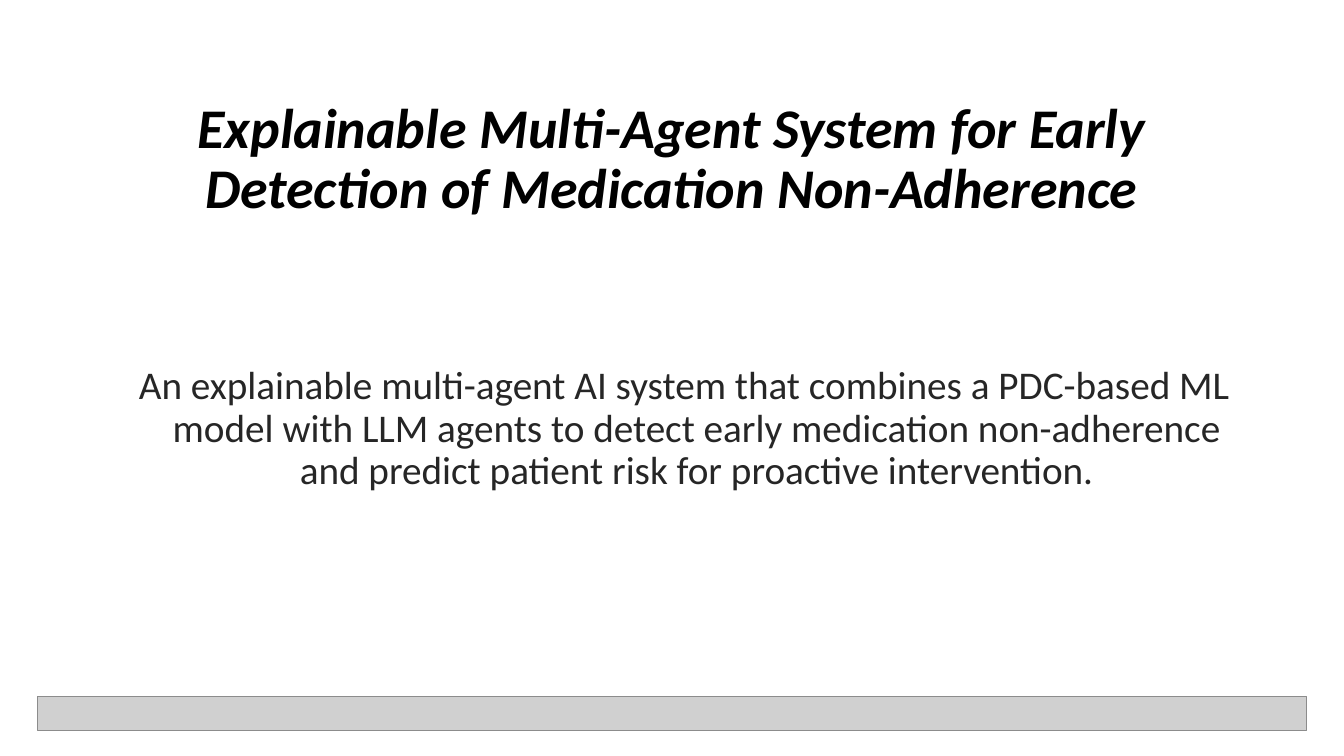
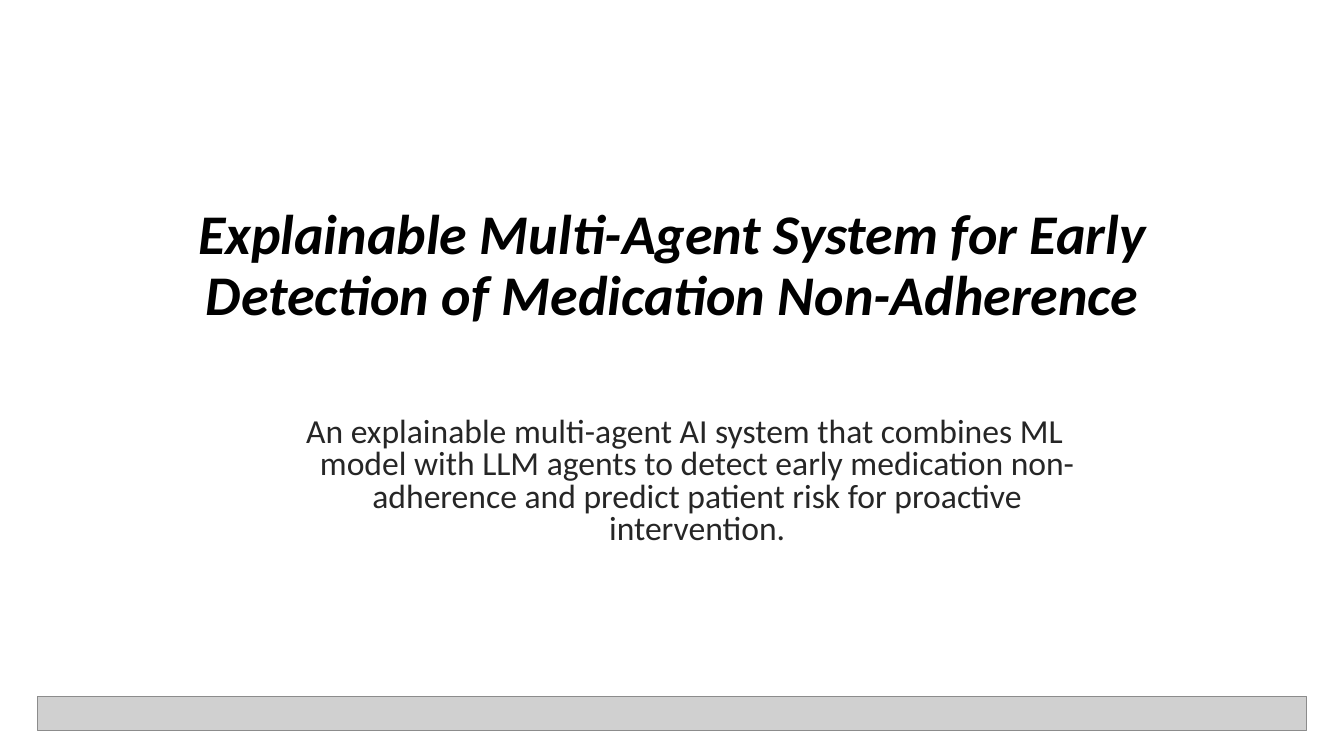
Before and after one commit to sandeep5shetty/langflow-medication-agent, a slide deck: slide 1 of Hackthon Project Presentation.pptx. Drawn at 1344x756 pixels with LibreOffice and Linux fonts; fonts in the diff are those of the drawing; grey boxes stand for pictures. Boxes give left, top, right and bottom in pixels: in the first picture for what was removed or moved away, otherwise in the second. Text is boxed around its words. In the diff, an @@ line names an element or a change of style, - is before the commit and + after.

```diff
--- a/Hackthon Project Presentation.pptx
+++ b/Hackthon Project Presentation.pptx
@@ title "Explainable Multi-Agent System for Early ...": place and size @@
-title "Explainable Multi-Agent System for Early ..." at <box>198,108,1144,215</box>
+title "Explainable Multi-Agent System for Early ..." at <box>198,214,1145,322</box>
@@ text at <box>306,419,1074,541</box>: text changed; size 28 to 24 pt @@
-An explainable multi-agent AI system that combines a PDC-based ML model with LLM agents to detect early medication non-adherence and predict patient risk for proactive intervention.
+An explainable multi-agent AI system that combines ML model with LLM agents to detect early medication non-adherence and predict patient risk for proactive intervention.
```
Also in this commit, not shown: 8 other slides changed, 6 slides added, 4 slides removed.
